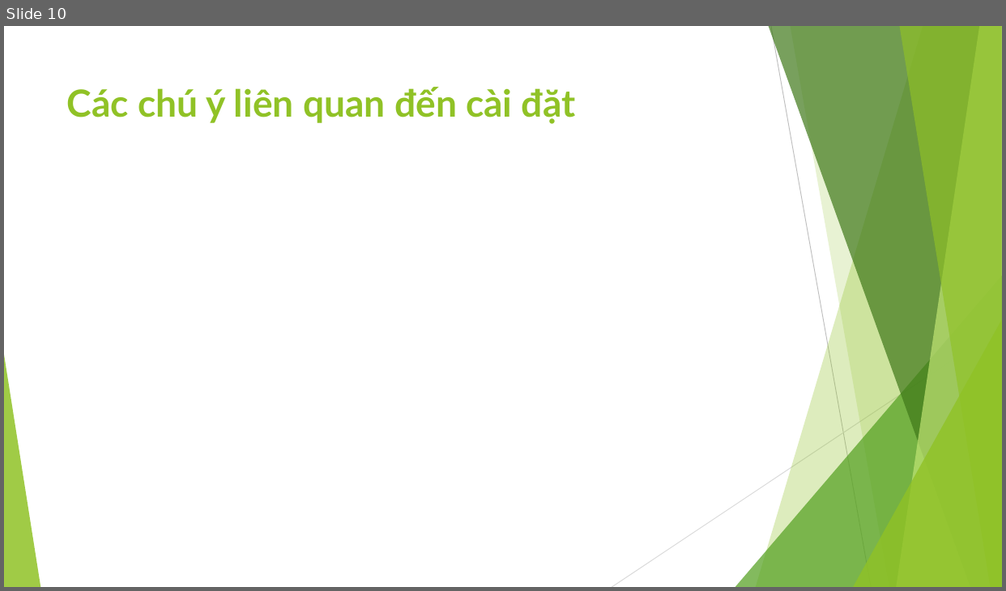
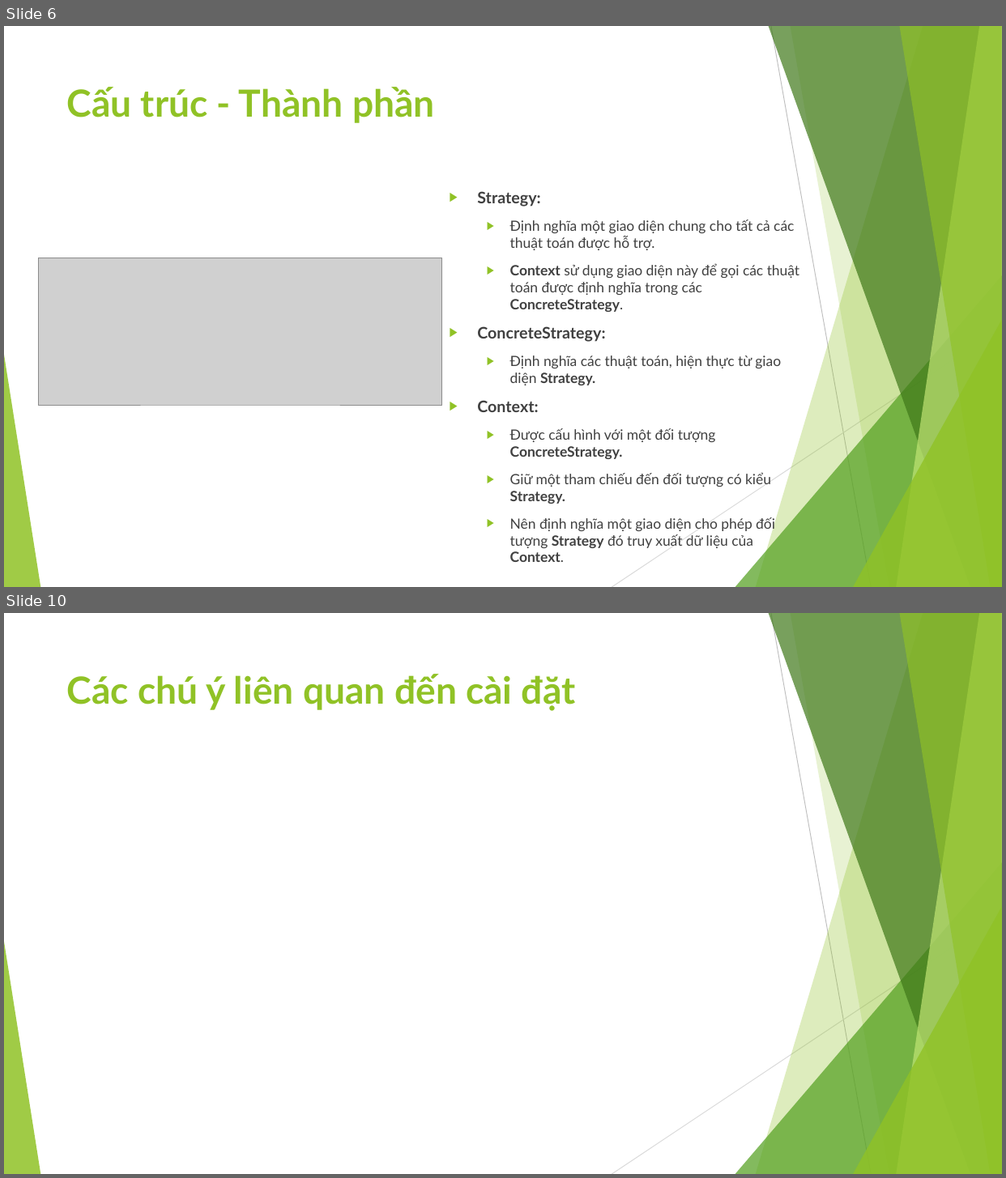
Before and after one commit to ChrisJamison/design_pattern, a slide deck: Báo cáo cuối kỳ/21. Strategy/Slide.pptx. Shown one above the other, each under a label of ours: slide 10 before the commit, slides 6 and 10 after it; the slides between them are not shown. The pictures are 1006x591 and 1006x1178 pixels, drawn with LibreOffice and Linux fonts; fonts in the diff are those of the drawing; grey boxes stand for pictures. Boxes give left, top, right and bottom in pixels: in the first picture for what was removed or moved away, otherwise in the second. Text is boxed around its words. In the diff, an @@ line names an element or a change of style, - is before the commit and + after.

Commit message:
thêm mâu Strategy

```diff
--- a/Báo cáo cuối kỳ/21. Strategy/Slide.pptx
+++ b/Báo cáo cuối kỳ/21. Strategy/Slide.pptx
@@ slide 6 added at bbox=[4, 26, 1002, 587], background #FFFFFF; not listed: 10 template elements that a slide beside it also shows @@
@@ title added at bbox=[67, 87, 435, 123], 36 pt, text #90C226, bold @@
+Cấu trúc - Thành phần
@@ text added at bbox=[477, 191, 799, 562], 13.6 pt, text #404040 @@
+▶ Strategy:
+  ▶ Định nghĩa một giao diện chung cho tất cả các thuật toán được hỗ trợ.
+  ▶ Context sử dụng giao diện này để gọi các thuật toán được định nghĩa trong các ConcreteStrategy.
+▶ ConcreteStrategy:
+  ▶ Định nghĩa các thuật toán, hiện thực từ giao diện Strategy.
+▶ Context:
+  ▶ Được cấu hình với một đối tượng ConcreteStrategy.
+  ▶ Giữ một tham chiếu đến đối tượng có kiểu Strategy.
+  ▶ Nên định nghĩa một giao diện cho phép đối tượng Strategy đó truy xuất dữ liệu của Context.
@@ picture added at bbox=[39, 258, 442, 406] @@
```
Also in this commit, not shown: 7 slides changed, 1 other slide added, 3 slides removed, 2 other files.
